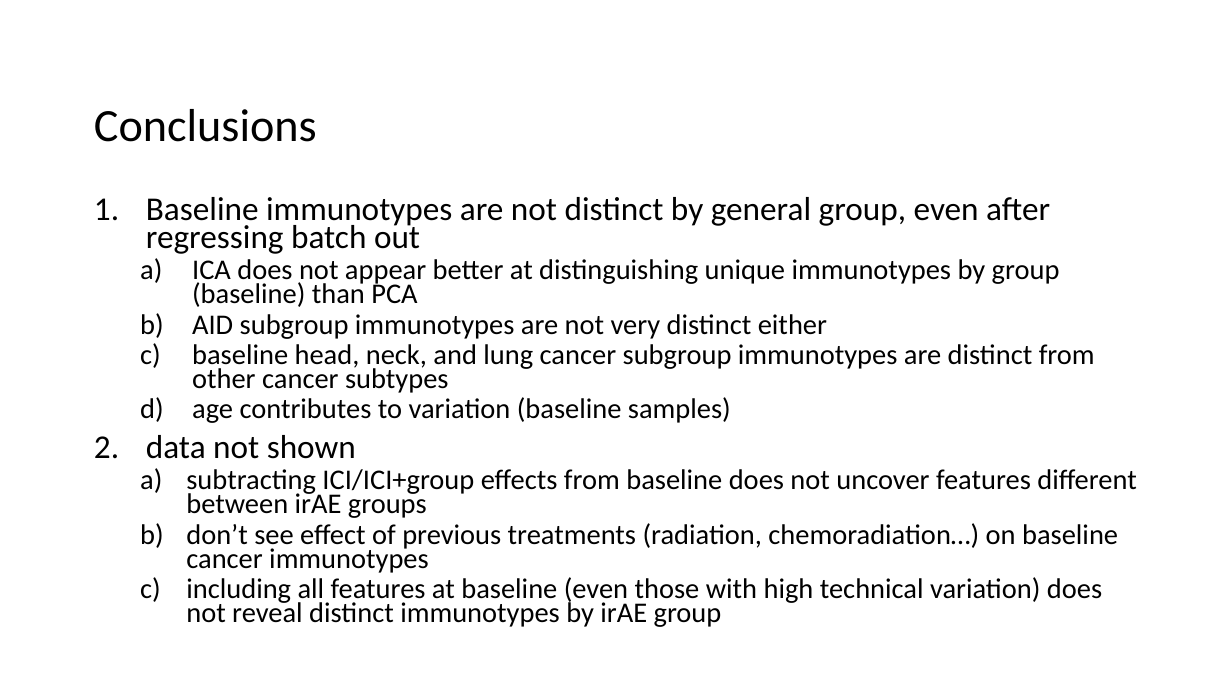
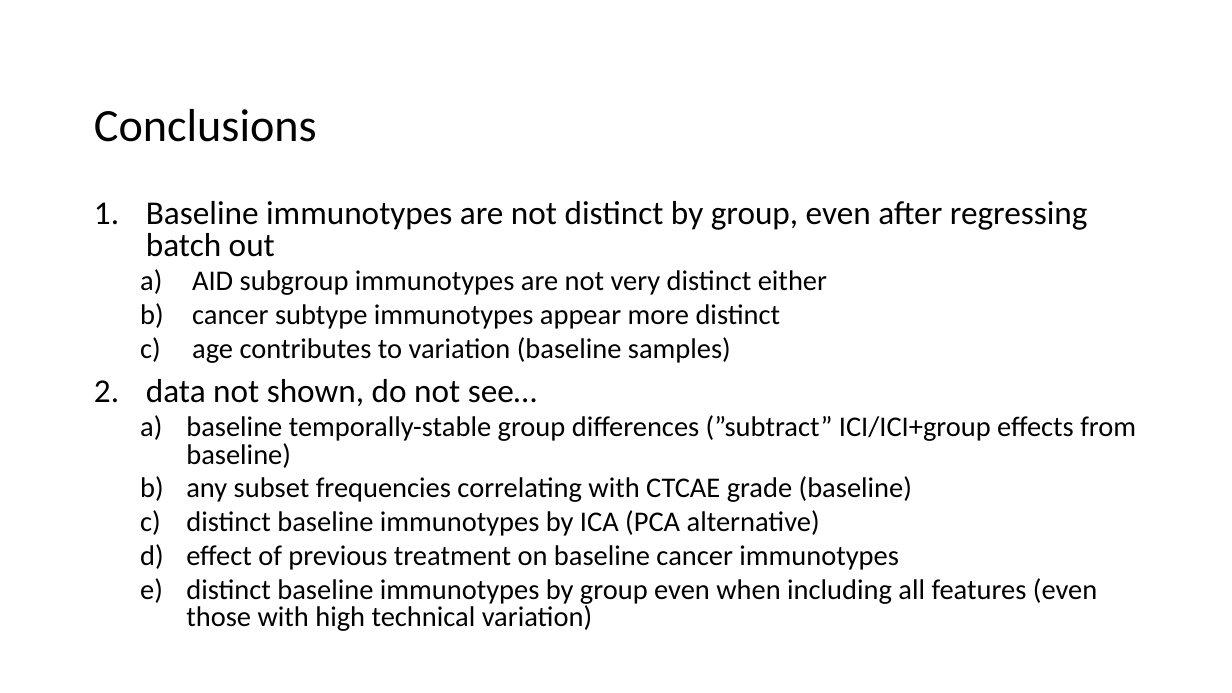
Before and after one commit to tybottorff/bottorffdocs, a slide deck: slide 9 of presentations/NCI_talks/2024_10_23.pptx. Drawn at 1232x693 pixels with LibreOffice and Linux fonts; fonts in the diff are those of the drawing. Boxes give left, top, right and bottom in pixels: in the first picture for what was removed or moved away, otherwise in the second. Text is boxed around its words. In the diff, an @@ line names an element or a change of style, - is before the commit and + after.

Commit message:
Update slides

```diff
--- a/presentations/NCI_talks/2024_10_23.pptx
+++ b/presentations/NCI_talks/2024_10_23.pptx
@@ text at (146, 201, 1088, 257): text changed; size 22.2 to 25.9 pt @@
-1. Baseline immunotypes are not distinct by general group, even after regressing batch out
-  a) ICA does not appear better at distinguishing unique immunotypes by group (baseline) than PCA
+1. Baseline immunotypes are not distinct by group, even after regressing batch out
@@ text at (192, 270, 827, 363): line spacing 0.7 to 0.8 @@
@@ text at (192, 304, 781, 329): text changed @@
-  c) baseline head, neck, and lung cancer subgroup immunotypes are distinct from other cancer subtypes
+  b) cancer subtype immunotypes appear more distinct
@@ text at (146, 379, 1136, 631): text changed @@
-2. data not shown
-  a) subtracting ICI/ICI+group effects from baseline does not uncover features different between irAE groups
-  b) don’t see effect of previous treatments (radiation, chemoradiation…) on baseline cancer immunotypes
-  c) including all features at baseline (even those with high technical variation) does not reveal distinct immunotypes by irAE group
+2. data not shown, do not see…
+  a) baseline temporally-stable group differences (”subtract” ICI/ICI+group effects from baseline)
+  b) any subset frequencies correlating with CTCAE grade (baseline)
+  c) distinct baseline immunotypes by ICA (PCA alternative)
+  d) effect of previous treatment on baseline cancer immunotypes
+  e) distinct baseline immunotypes by group even when including all features (even those with high technical variation)
```
Also in this commit, not shown: 7 other slides changed.
